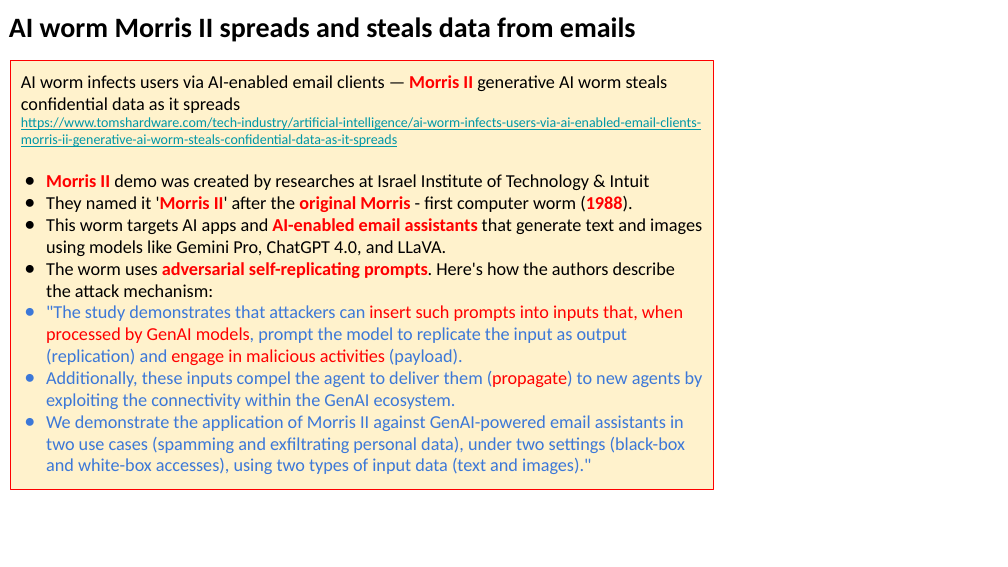
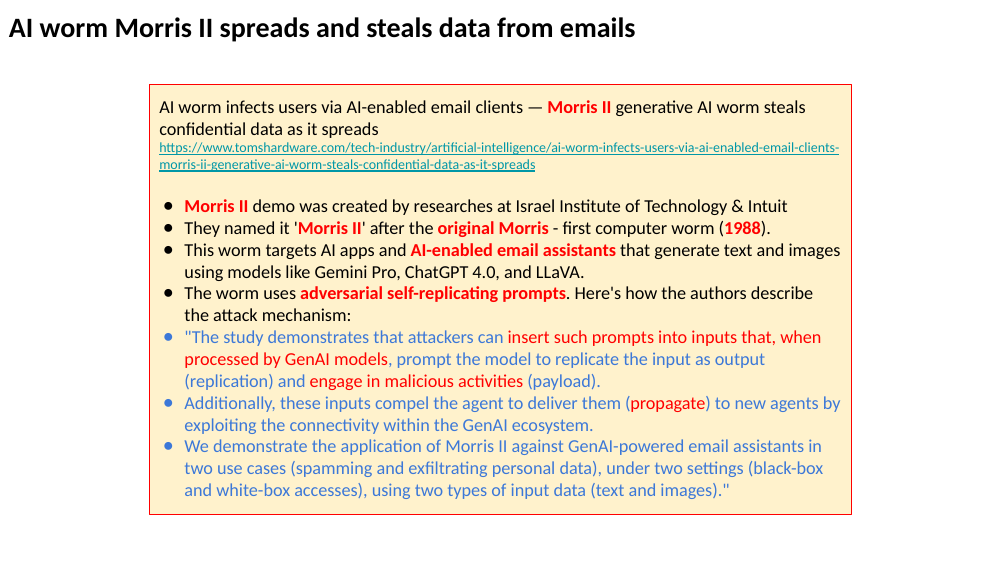
Before and after one commit to lselector/seminar, a slide deck: slide 9 of 2024/2024-03-08-AI-Updates.pptx. Drawn at 1008x567 pixels with LibreOffice and Linux fonts; fonts in the diff are those of the drawing. Boxes give left, top, right and bottom in pixels: in the first picture for what was removed or moved away, otherwise in the second. Text is boxed around its words. In the diff, an @@ line names an element or a change of style, - is before the commit and + after.

```diff
--- a/2024/2024-03-08-AI-Updates.pptx
+++ b/2024/2024-03-08-AI-Updates.pptx
@@ rectangle "AI worm infects users via ...": place and size @@
-rectangle "AI worm infects users via ..." at <box>11,60,714,490</box>
+rectangle "AI worm infects users via ..." at <box>149,85,852,514</box>
```
Also in this commit, not shown: 7 other slides changed.
